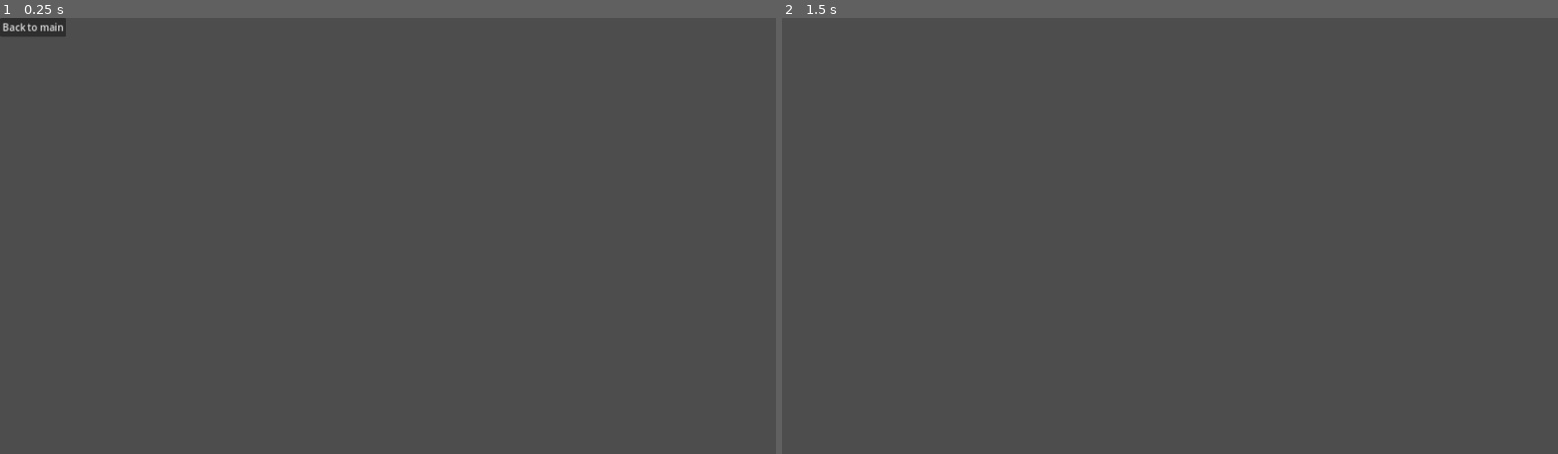
Above: before the commit, frames 1-2 (left to right).
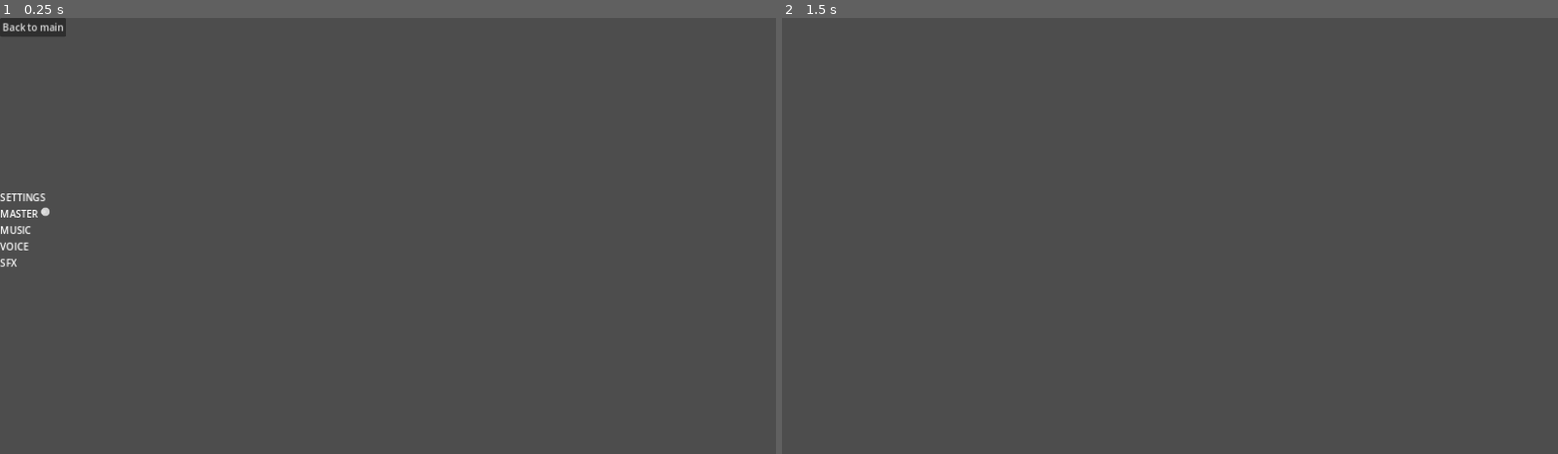
Above: after the commit, the same moments.

Repository: ACristoff/godot-library
Game: Godot game, scene res://Game/UI/Settings_Menu/settings.tscn
Two runs of this game, one before a commit and one after it. Both use one fixed random seed, a clock stepped at 60 frames per second and the inputs below. This scene is started directly instead of the project's main scene.
Inputs:
- Up to frame 1 (0.25 s): no input
- Up to frame 2 (1.5 s): tap Enter at 0.5 s; click "Back to main" at 1.25 s

The runs differ from the first frame. In frame 1, 0.3% of the frame differs, in the area x 0-7%, y 40-58%; in frame 2, nothing differs.

Commit message:
settings UI planning

Diff:
--- a/Game/UI/Settings_Menu/settings.tscn
+++ b/Game/UI/Settings_Menu/settings.tscn
@@ -17,4 +17,56 @@
 offset_bottom = 8.0
 text = "Back to main"
 
+[node name="Control" type="Control" parent="."]
+layout_mode = 1
+anchors_preset = 14
+anchor_top = 0.5
+anchor_right = 1.0
+anchor_bottom = 0.5
+offset_top = -75.0
+offset_bottom = 71.0
+grow_horizontal = 2
+grow_vertical = 2
+
+[node name="VBoxContainer" type="VBoxContainer" parent="Control"]
+layout_mode = 0
+offset_right = 40.0
+offset_bottom = 40.0
+
+[node name="Label" type="Label" parent="Control/VBoxContainer"]
+layout_mode = 2
+text = "SETTINGS
+"
+
+[node name="HBoxContainer" type="HBoxContainer" parent="Control/VBoxContainer"]
+layout_mode = 2
+
+[node name="VBoxSoundLabels" type="VBoxContainer" parent="Control/VBoxContainer/HBoxContainer"]
+layout_mode = 2
+
+[node name="MasterLabel" type="Label" parent="Control/VBoxContainer/HBoxContainer/VBoxSoundLabels"]
+layout_mode = 2
+text = "MASTER
+"
+
+[node name="MusicLabel" type="Label" parent="Control/VBoxContainer/HBoxContainer/VBoxSoundLabels"]
+layout_mode = 2
+text = "MUSIC
+"
+
+[node name="VoiceLabel" type="Label" parent="Control/VBoxContainer/HBoxContainer/VBoxSoundLabels"]
+layout_mode = 2
+text = "VOICE"
+
+[node name="SFXLabel" type="Label" parent="Control/VBoxContainer/HBoxContainer/VBoxSoundLabels"]
+layout_mode = 2
+text = "SFX
+"
+
+[node name="VBoxSoundSliders" type="VBoxContainer" parent="Control/VBoxContainer/HBoxContainer"]
+layout_mode = 2
+
+[node name="HSlider" type="HSlider" parent="Control/VBoxContainer/HBoxContainer/VBoxSoundSliders"]
+layout_mode = 2
+
 [connection signal="pressed" from="BackButton" to="." method="_on_back_button_pressed"]
